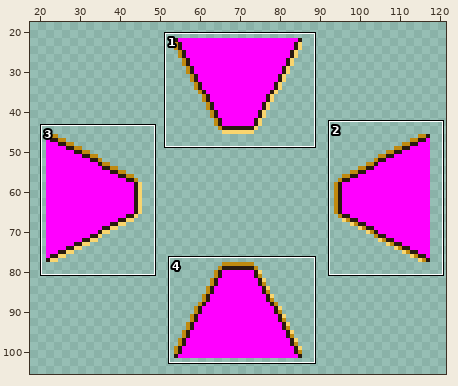
Pixel-art file: aseprite-source/pfight/v47/hand/sock-hand-craft-hole.aseprite. The picture above shows the old version from afar; the outline marks the close-up.
Close-up. Before the edit:
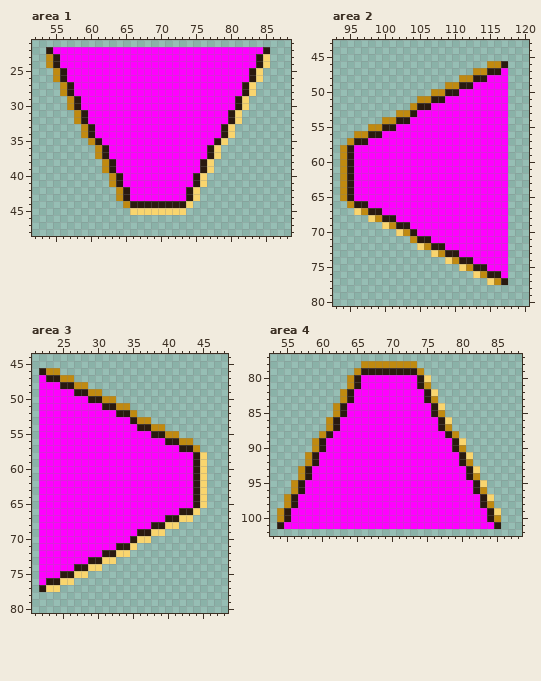
140x124 pixels, 1 frame. Shown: area 1: x 52..88, y 21..48; area 2: x 93..120, y 43..80; area 3: x 21..48, y 44..80; area 4: x 53..88, y 77..102. The wide view leaves out empty margins.
New version:
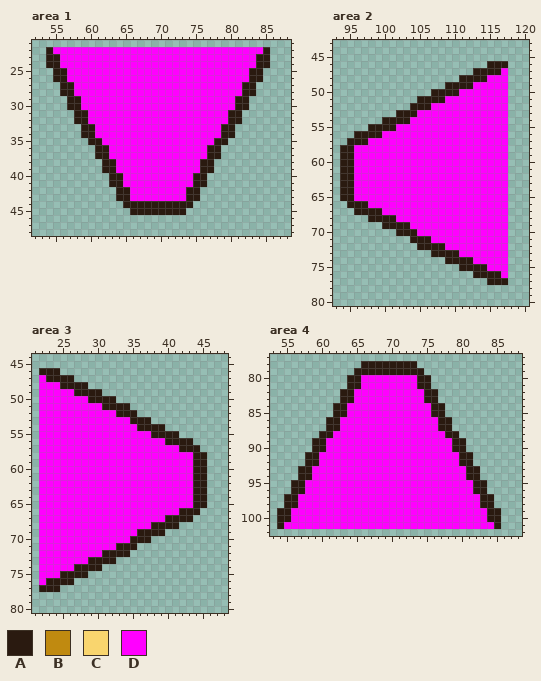
Palette (. is transparent): A #2a1a10  B #c08a10  C #f9d56e  D #ff00ff
Edits made:
Changed rows in their new state; - is an unchanged pixel.
Area 1, layer "hole-rim-top":
first column x 54:
23 A------------------------------A
24 A------------------------------A
25 -A----------------------------A-
26 -A----------------------------A-
27 --A--------------------------A--
28 --A--------------------------A--
29 ---A------------------------A---
30 ---A------------------------A---
31 ----A----------------------A----
32 ----A----------------------A----
33 -----A--------------------A-----
34 -----A--------------------A-----
35 ------A------------------A------
36 -------A----------------A-------
37 -------A----------------A-------
38 --------A--------------A--------
39 --------A--------------A--------
40 ---------A------------A---------
41 ---------A------------A---------
42 ----------A----------A----------
43 ----------A----------A----------
44 -----------A--------A-----------
45 ------------AAAAAAAA------------
Area 2, layer "hole-rim-right":
first column x 94:
46 ---------------------AA
47 -------------------AA--
48 -----------------AA----
49 ---------------AA------
50 -------------AA--------
51 -----------AA----------
52 ----------A------------
53 --------AA-------------
54 ------AA---------------
55 ----AA-----------------
56 --AA-------------------
57 -A---------------------
58 A----------------------
59 A----------------------
60 A----------------------
61 A----------------------
62 A----------------------
63 A----------------------
64 A----------------------
65 A----------------------
66 -A---------------------
67 --AA-------------------
68 ----AA-----------------
69 ------AA---------------
70 --------AA-------------
71 ----------A------------
72 -----------AA----------
73 -------------AA--------
74 ---------------AA------
75 -----------------AA----
76 -------------------AA--
77 ---------------------AA
Area 3, layer "hole-rim-left":
first column x 23:
46 AA---------------------
47 --AA-------------------
48 ----AA-----------------
49 ------AA---------------
50 --------AA-------------
51 ----------AA-----------
52 ------------A----------
53 -------------AA--------
54 ---------------AA------
55 -----------------AA----
56 -------------------AA--
57 ---------------------A-
58 ----------------------A
59 ----------------------A
60 ----------------------A
61 ----------------------A
62 ----------------------A
63 ----------------------A
64 ----------------------A
65 ----------------------A
66 ---------------------A-
67 -------------------AA--
68 -----------------AA----
69 ---------------AA------
70 -------------AA--------
71 ------------A----------
72 ----------AA-----------
73 --------AA-------------
74 ------AA---------------
75 ----AA-----------------
76 --AA-------------------
77 AA---------------------
Area 4, layer "hole-rim-bottom":
first column x 54:
 78 ------------AAAAAAAA------------
 79 -----------A--------A-----------
 80 ----------A----------A----------
 81 ----------A----------A----------
 82 ---------A------------A---------
 83 ---------A------------A---------
 84 --------A--------------A--------
 85 --------A--------------A--------
 86 -------A----------------A-------
 87 -------A----------------A-------
 88 ------A------------------A------
 89 -----A--------------------A-----
 90 -----A--------------------A-----
 91 ----A----------------------A----
 92 ----A----------------------A----
 93 ---A------------------------A---
 94 ---A------------------------A---
 95 --A--------------------------A--
 96 --A--------------------------A--
 97 -A----------------------------A-
 98 -A----------------------------A-
 99 A------------------------------A
100 A------------------------------A
Where, in picture pixels (left, top, right, bottom), the same in both close-ups:
changed: (46, 54, 270, 215)
changed: (340, 61, 501, 285)
changed: (46, 368, 207, 592)
changed: (277, 361, 501, 522)
